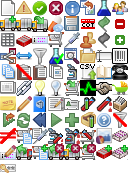
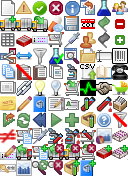
Layered file, before and after one edit (128 × 176). Changes by layer:
painted on "16x16.png" over [0, 128, 96, 176]
